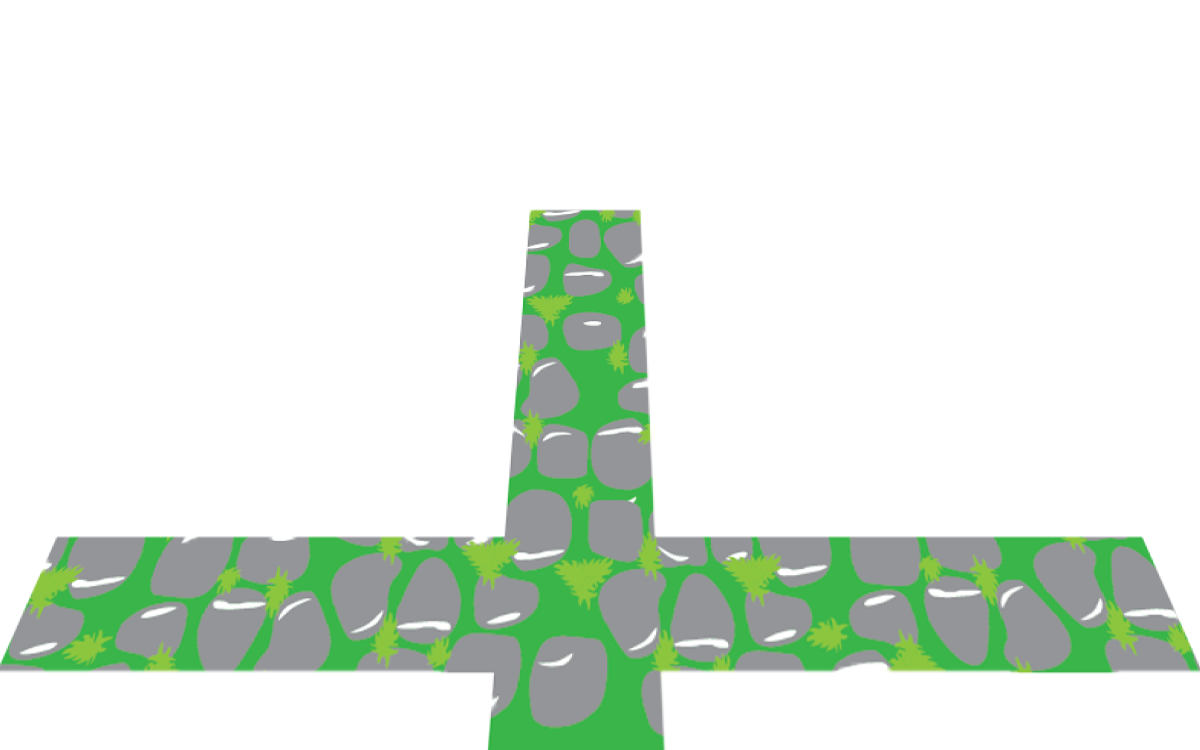
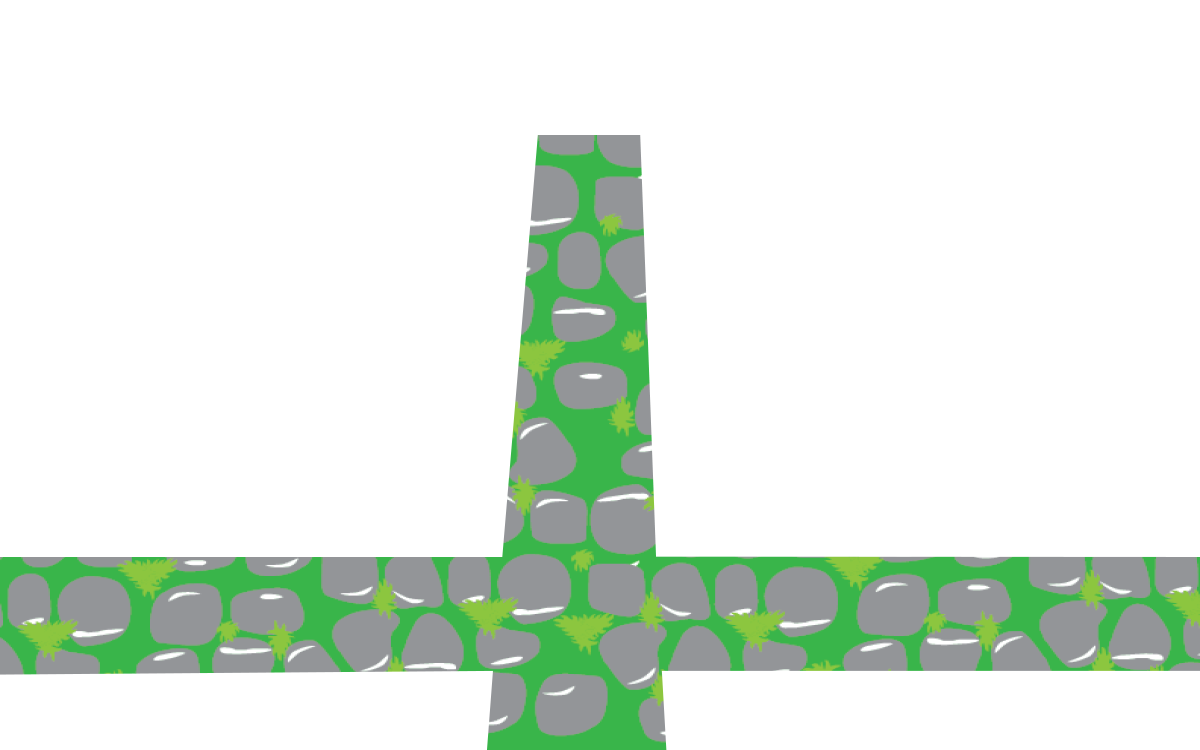
Layered file, before and after one edit (1200px x 750px). Changes by layer:
added layer "Layer 1" above "Vector Smart Object" over [0, 135, 1200, 750]
painted on "Vector Smart Object" over [0, 135, 1200, 750]
